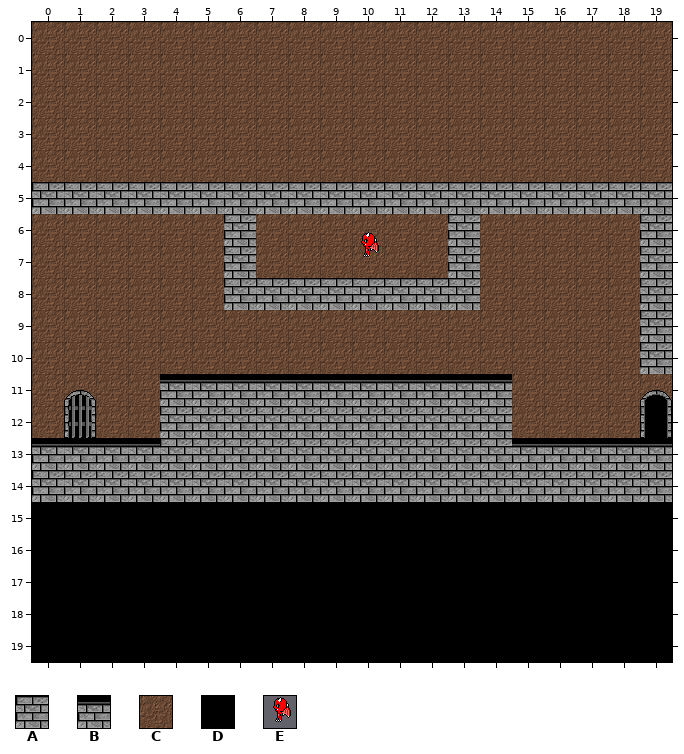
Two states of a Tiled map, KaiJaScroller/Content/testLevel2.tmx. The picture above was drawn from the file before the commit.
Cells are 32x32 px. Shown: x 0..19, y 0..19.
Key: from "wall": A 0, B 1, C 4, D 5, E 15.
_ is an empty cell, # one hidden under a higher layer.
Objects are placed by their top-left corner, in cells (3,4 is the top-left corner of cell 3,4); size is 1x1 cell unless given.
Layers that did not change in this view are not listed.
Layer "Kachelebene 1" before, first column x 0:
 0 CCCCCCCCCCCCCCCCCCCC
 1 CCCCCCCCCCCCCCCCCCCC
 2 CCCCCCCCCCCCCCCCCCCC
 3 CCCCCCCCCCCCCCCCCCCC
 4 CCCCCCCCCCCCCCCCCCCC
 5 AAAAAAAAAAAAAAAAAAAA
 6 CCCCCCACCCCCCACCCCCA
 7 CCCCCCACCCCCCACCCCCA
 8 CCCCCCAAAAAAAACCCCCA
 9 CCCCCCCCCCCCCCCCCCCA
10 CCCCCCCCCCCCCCCCCCCA
11 CCCCBBBBBBBBBBBCCCCC
12 C#CCAAAAAAAAAAACCCC#
13 BBBBAAAAAAAAAAABBBBB
14 AAAAAAAAAAAAAAAAAAAA
15 DDDDDDDDDDDDDDDDDDDD
16 DDDDDDDDDDDDDDDDDDDD
17 DDDDDDDDDDDDDDDDDDDD
18 DDDDDDDDDDDDDDDDDDDD
19 DDDDDDDDDDDDDDDDDDDD
Objects on layer "Objektebene 1" before:
E "EnemySpawn" at 10,6.5
After:
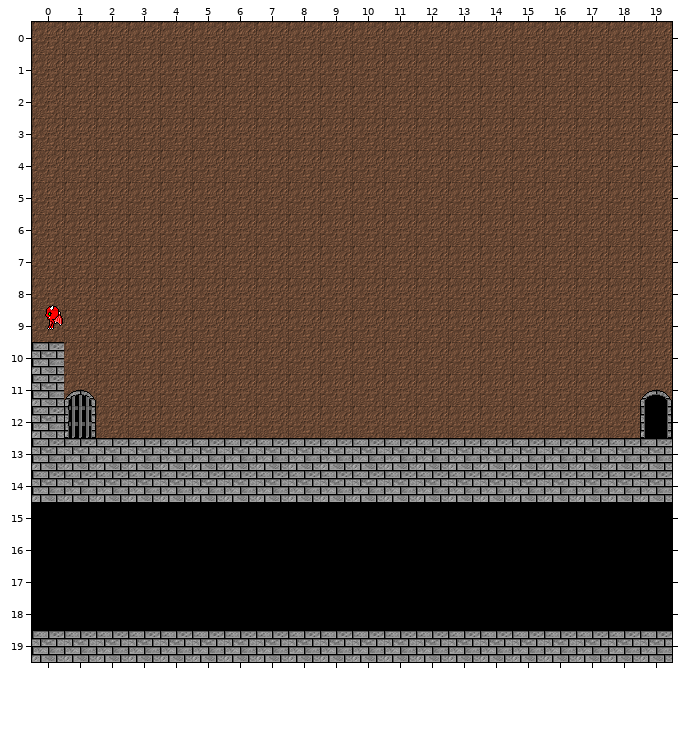
Commit message: - added Tiled/TiledMap.cs possibilty to add left / right enemies - changed maps
Changes in this commit:
{"where": "layer \"Kachelebene 1\""}
{"y":5,"x":0,"old":"AAAAAAAAAAAAAAAAAAAA","new":"CCCCCCCCCCCCCCCCCCCC"}
{"y":6,"x":6,"old":"A","new":"C"}
{"y":6,"x":13,"old":"A","new":"C"}
{"y":6,"x":19,"old":"A","new":"C"}
{"y":7,"x":6,"old":"A","new":"C"}
{"y":7,"x":13,"old":"A","new":"C"}
{"y":7,"x":19,"old":"A","new":"C"}
{"y":8,"x":6,"old":"AAAAAAAA","new":"CCCCCCCC"}
{"y":8,"x":19,"old":"A","new":"C"}
{"y":9,"x":19,"old":"A","new":"C"}
{"y":10,"x":0,"old":"C","new":"A"}
{"y":10,"x":19,"old":"A","new":"C"}
{"y":11,"x":0,"old":"C","new":"A"}
{"y":11,"x":4,"old":"BBBBBBBBBBB","new":"CCCCCCCCCCC"}
{"y":12,"x":0,"old":"C","new":"A"}
{"y":12,"x":4,"old":"AAAAAAAAAAA","new":"CCCCCCCCCCC"}
{"y":13,"x":0,"old":"BBBB","new":"AAAA"}
{"y":13,"x":15,"old":"BBBBB","new":"AAAAA"}
{"y":19,"x":0,"old":"DDDDDDDDDDDDDDDDDDDD","new":"AAAAAAAAAAAAAAAAAAAA"}
{"where": "layer \"Objektebene 1\""}
{"now": "E \"EnemySpawnRight\" at 0.1,8.8"}
{"was": "E \"EnemySpawn\" at 10,6.5"}
